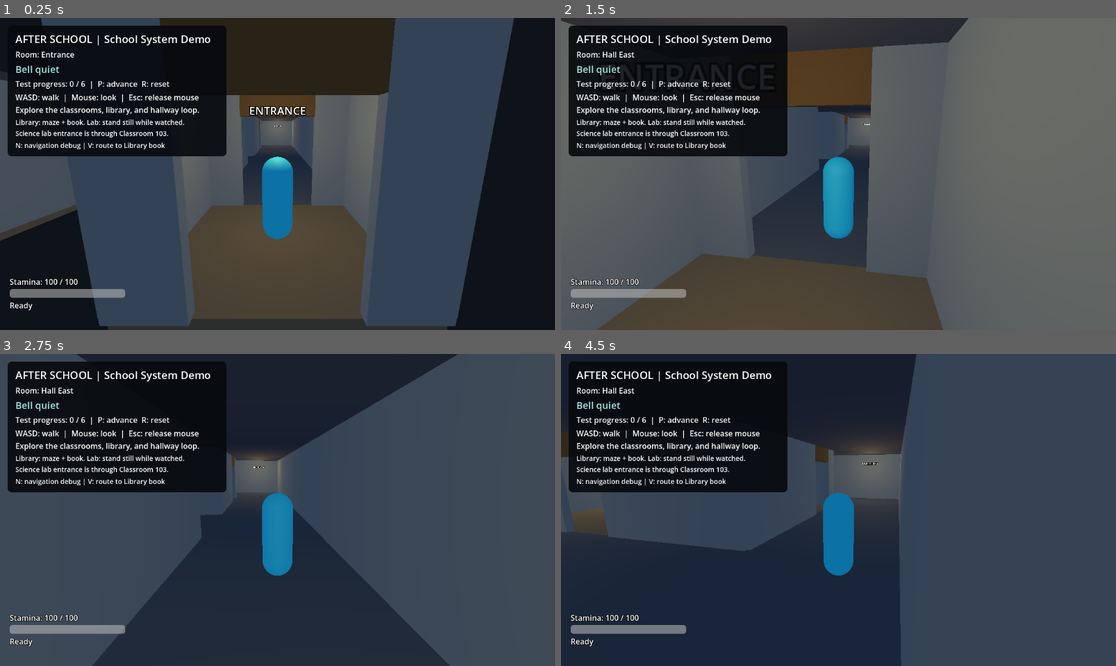
Above: before the commit, frames 1-4 (two rows, left to right).
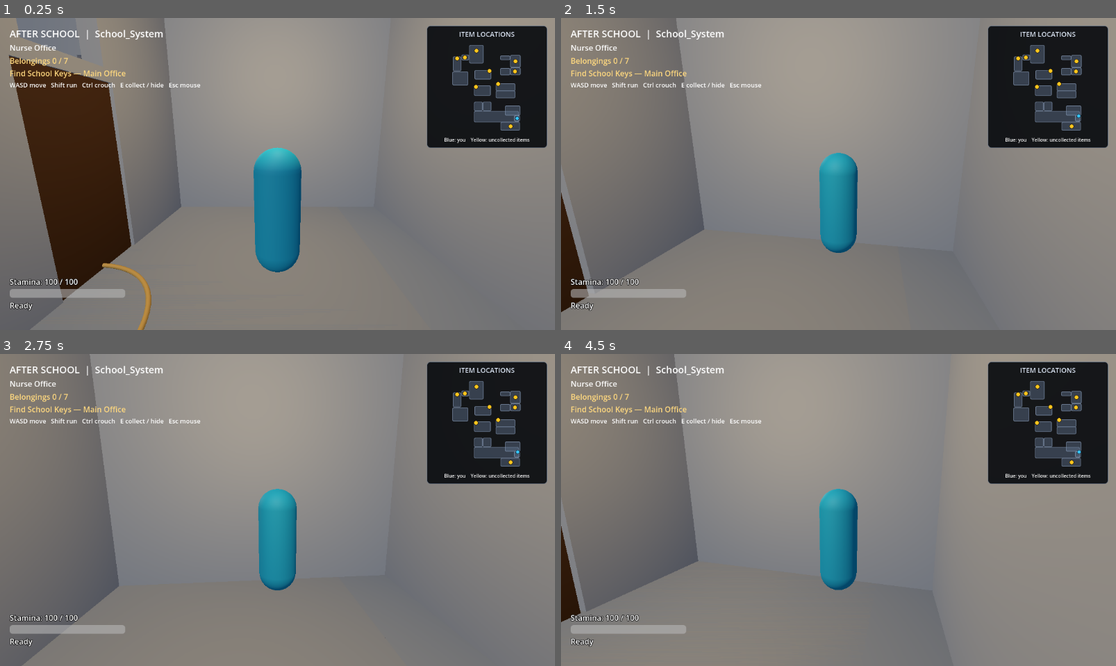
Above: after the commit, the same moments.

Repository: evanqjones/Comp440Project3
Game: Godot game, scene res://scenes/after_school.tscn
Two runs of this game, one before a commit and one after it. Both use one fixed random seed, a clock stepped at 60 frames per second and the inputs below. Before the commit the project starts from res://scenes/school_system_demo.tscn.
Inputs (mouse positions are in pixels of both pictures, inside the frame that each line leads up to):
- Up to frame 1 (0.25 s): no input
- Up to frame 2 (1.5 s): tap Enter at 0.5 s; move the mouse to (866, 174) at 0.52 s; hold W from 0.53 s (still down); tap R at 0.6 s; tap Z at 0.8, 1.35 s; move the mouse to (810, 174) at 1.27 s
- Up to frame 3 (2.75 s): keep holding W; tap X at 1.55, 2.1 s; move the mouse to (288, 503) at 2.02 s; tap M at 2.3 s
- Up to frame 4 (4.5 s): keep holding W; move the mouse to (832, 516) at 2.77 s; tap M at 2.85 s; tap C at 3.05, 3.6 s; move the mouse to (877, 513) at 3.52 s; tap R at 3.8, 4.35 s; move the mouse to (794, 506) at 4.27 s

The runs differ from the first frame. In frame 1, 95% of the frame differs, in the area x 0-100%, y 0-100%; in frame 2, 89%; in frame 3, 97%; in frame 4, 98%.

Commit message:
Integrate School bells, progression, lighting and exit into team game

Diff:
--- a/project.godot
+++ b/project.godot
@@ -8,15 +8,18 @@
 
 config_version=5
 
-"ï»¿config_version"=5
 
 [application]
 
 config/name="Comp440Project3"
 config/features=PackedStringArray("4.7")
-run/main_scene="res://scenes/school_system_demo.tscn"
+run/main_scene="res://scenes/after_school.tscn"
 
 [rendering]
 
 renderer/rendering_method="gl_compatibility"
 renderer/rendering_method.mobile="gl_compatibility"
+
+[filesystem]
+
+import/blender/enabled=false
--- /dev/null
+++ b/scenes/after_school.tscn
@@ -0,0 +1,56 @@
+[gd_scene load_steps=5 format=3]
+
+[ext_resource type="Script" path="res://scripts/school/school_game.gd" id="1_script"]
+[ext_resource type="PackedScene" path="res://scenes/player_placeholder.tscn" id="2_player"]
+[ext_resource type="PackedScene" path="res://scenes/monster_placeholder.tscn" id="3_monster"]
+
+[sub_resource type="Environment" id="Environment_preview"]
+background_mode = 1
+background_color = Color(0.055, 0.07, 0.1, 1)
+ambient_light_source = 3
+ambient_light_color = Color(0.55, 0.62, 0.75, 1)
+ambient_light_energy = 0.8
+
+[node name="AfterSchool" type="Node3D"]
+script = ExtResource("1_script")
+
+[node name="School" type="Node3D" parent="."]
+
+[node name="PlayerPlaceholder" parent="." instance=ExtResource("2_player")]
+scale = Vector3(0.8, 0.8, 0.8)
+camera_distance = 3.5
+
+[node name="MonsterPlaceholder" parent="." instance=ExtResource("3_monster")]
+
+[node name="WorldEnvironment" type="WorldEnvironment" parent="."]
+environment = SubResource("Environment_preview")
+
+[node name="PreviewLight" type="DirectionalLight3D" parent="."]
+rotation_degrees = Vector3(-48, -25, 0)
+light_energy = 1.2
+
+[node name="DebugOverlay" type="CanvasLayer" parent="."]
+
+[node name="BellStatus" type="Label" parent="DebugOverlay"]
+offset_left = 20.0
+offset_top = 20.0
+offset_right = 240.0
+offset_bottom = 48.0
+text = "BELL DEBUG: OFF (Z)"
+theme_override_colors/font_color = Color(1, 1, 1, 1)
+
+[node name="SpawnHelp" type="Label" parent="DebugOverlay"]
+offset_left = 20.0
+offset_top = 52.0
+offset_right = 700.0
+offset_bottom = 80.0
+text = "M: toggle green spawn panels   X: offscreen relocation (Bell blocks it)"
+theme_override_colors/font_color = Color(0.45, 1, 0.45, 1)
+
+[node name="ItemHelp" type="Label" parent="DebugOverlay"]
+offset_left = 20.0
+offset_top = 82.0
+offset_right = 1100.0
+offset_bottom = 112.0
+text = "Item circles: E to collect when close"
+theme_override_colors/font_color = Color(1, 0.85, 0.35, 1)
--- a/scripts/school/school_bell.gd
+++ b/scripts/school/school_bell.gd
@@ -30,6 +30,7 @@
 var _running: bool = false
 var _remaining: float = 0.0
 var _progress: int = 0
+var _final_escape: bool = false
 var _random := RandomNumberGenerator.new()
 
 
@@ -40,7 +41,7 @@
 
 
 func _process(delta: float) -> void:
-	if not _running:
+	if not _running or _final_escape:
 		return
 	_remaining = maxf(0.0, _remaining - delta)
 	if _remaining > 0.0:
@@ -64,8 +65,21 @@
 
 func stop_scheduling() -> void:
 	_running = false
+	_final_escape = false
 	_remaining = 0.0
 	_publish(false)
+
+
+func start_final_escape() -> void:
+	if _final_escape:
+		return
+	_final_escape = true
+	_running = true
+	_remaining = 0.0
+	if _active:
+		bell_state_changed.emit(get_bell_snapshot())
+	else:
+		_publish(true)
 
 
 func set_objective_progress(completed_objectives: int) -> void:
@@ -76,6 +90,7 @@
 func get_bell_snapshot() -> BellSnapshot:
 	var snapshot := BellSnapshot.new()
 	snapshot.active = _active
+	snapshot.final_escape = _final_escape
 	snapshot.remaining_seconds = _remaining if _active else 0.0
 	snapshot.progression_index = _progress
 	return snapshot
--- /dev/null
+++ b/scripts/school/school_bell_audio.gd
@@ -0,0 +1,22 @@
+extends RefCounted
+## Procedural placeholder bell; no external audio download or import required.
+static func create_stream() -> AudioStreamWAV:
+	const RATE := 22050
+	const SECONDS := 1.6
+	var samples := int(RATE * SECONDS)
+	var data := PackedByteArray()
+	data.resize(samples * 2)
+	for index in samples:
+		var t := float(index) / RATE
+		var strike := fmod(t, 0.4)
+		var envelope := minf(strike / 0.004, 1.0) * exp(-strike * 12.0)
+		var sample := (sin(TAU * 860.0 * t) + 0.45 * sin(TAU * 1376.0 * t) + 0.2 * sin(TAU * 2193.0 * t)) * envelope * 0.45
+		data.encode_s16(index * 2, int(clampf(sample, -1.0, 1.0) * 32767.0))
+	var stream := AudioStreamWAV.new()
+	stream.format = AudioStreamWAV.FORMAT_16_BITS
+	stream.mix_rate = RATE
+	stream.data = data
+	stream.loop_mode = AudioStreamWAV.LOOP_FORWARD
+	stream.loop_begin = 0
+	stream.loop_end = samples
+	return stream
--- /dev/null
+++ b/scripts/school/school_game.gd
@@ -0,0 +1,311 @@
+extends "res://scenes/school_blockout_preview.gd"
+## School_System integration of the team's full building and authored encounters.
+## Actor scripts remain owned by Player/Monster; this scene wires their public APIs.
+
+signal bell_state_changed(snapshot: SchoolBell.BellSnapshot)
+signal player_room_changed(previous_room: StringName, current_room: StringName)
+signal exit_reached()
+
+@export_group("Provisional School timing")
+@export var bell_interval_min: float = 30.0
+@export var bell_interval_max: float = 60.0
+@export var bell_seconds: float = 10.0
+@export var completed_bell_interval_multiplier: float = 0.5
+@export_group("Provisional School lighting")
+@export_range(0.0, 1.0) var ambient_energy: float = 0.3
+@export_range(0.0, 2.0) var room_light_energy: float = 0.85
+
+const BellAudio = preload("res://scripts/school/school_bell_audio.gd")
+var bell: SchoolBell
+var school_ready := false
+var escaped := false
+var _room_id: StringName = &""
+var _bell_audio: AudioStreamPlayer
+var _objective_label: Label
+var _room_label: Label
+var _room_lights: Array[OmniLight3D] = []
+var _door_open_states: Dictionary = {}
+
+func _ready() -> void:
+	set_process(false)
+	await super._ready()
+	_spawn_marker_nodes_visible = false
+	for marker in _spawn_markers:
+		marker.hide()
+	_camera_hallway_spawn.hide()
+	bell_status.hide()
+	spawn_help.hide()
+	item_help.hide()
+	bell = SchoolBell.new()
+	bell.name = "SchoolBell"
+	bell.auto_start = false
+	bell.minimum_interval = bell_interval_min
+	bell.maximum_interval = bell_interval_max
+	bell.bell_duration = bell_seconds
+	bell.completed_interval_multiplier = completed_bell_interval_multiplier
+	bell.objectives_for_maximum_pressure = PREVIEW_ITEMS.size() - 2
+	add_child(bell)
+	bell.bell_state_changed.connect(_on_school_bell_changed)
+	_bell_audio = AudioStreamPlayer.new()
+	_bell_audio.name = "SchoolBellAudio"
+	_bell_audio.stream = BellAudio.create_stream()
+	_bell_audio.volume_db = -12.0
+	add_child(_bell_audio)
+	_create_school_status()
+	_create_school_lighting()
+	_final_exit_door = _find_school_entrance_door()
+	if is_instance_valid(_final_exit_door):
+		_final_exit_door.set_interaction_locked(true)
+	school_ready = true
+	bell.start_scheduling()
+	set_process(true)
+	_update_school_status()
+
+func _process(delta: float) -> void:
+	if not school_ready or escaped:
+		return
+	super._process(delta)
+	# Let the existing set pieces finish; never consume a Bell silently inside one.
+	bell.set_process(_bell_debug_active or not _encounter_busy())
+	_update_school_status()
+	if _final_bell_started and _final_exit_door_slammed:
+		_finish_escape()
+
+func _encounter_busy() -> bool:
+	return (_active_preview_encounter != &"" or _brush_escape_active
+		or _microphone_escape_active or _ruler_hall_event_active
+		or _science_spawn_pending or _science_window_spawn_pending
+		or monster.is_preview_weight_escape_active()
+		or monster.is_preview_window_stalking() or monster.is_preview_window_sliding()
+		or monster.is_preview_book_sinking())
+
+func _unhandled_input(event: InputEvent) -> void:
+	if not school_ready:
+		return
+	if escaped:
+		if event is InputEventKey and event.pressed and event.keycode == KEY_R:
+			get_tree().reload_current_scene()
+		return
+	# The playable version has no manual Bell, relocation, or spawn-panel cheats.
+	if event is InputEventKey and event.keycode in [KEY_Z, KEY_X, KEY_M]:
+		return
+	super._unhandled_input(event)
+
+func _update_preview_item_encounter() -> void:
+	# Room entry must not teleport or switch the entity during an automatic chase.
+	if _bell_debug_active and not _final_bell_started:
+		return
+	super._update_preview_item_encounter()
+
+func _try_collect_preview_item() -> bool:
+	if _bell_debug_active or escaped:
+		return false
+	var item := _nearest_collectible_preview_item()
+	if item.is_empty():
+		return false
+	if item["id"] == &"front_door_key" and not _all_belongings_collected():
+		return false
+	var success := super._try_collect_preview_item()
+	if success:
+		bell.set_objective_progress(_belongings_count())
+		_update_school_status()
+	return success
+
+func _nearest_collectible_preview_item() -> Dictionary:
+	if _bell_debug_active or escaped:
+		return {}
+	var item := super._nearest_collectible_preview_item()
+	if not item.is_empty() and item["id"] == &"front_door_key" and not _all_belongings_collected():
+		return {}
+	return item
+
+func _start_final_key_bell() -> void:
+	# Keep the team's storage-closet setup, entrance opening, and trailing chase.
+	super._start_final_key_bell()
+	bell.start_final_escape()
+
+func _apply_bell_debug_state() -> void:
+	# Invoked by the base scene during setup. No debug-controlled state authority.
+	if not school_ready:
+		monster.set_preview_bell_active(false)
+
+func _on_school_bell_changed(snapshot: SchoolBell.BellSnapshot) -> void:
+	_bell_debug_active = snapshot.active
+	_bell_hall_spawn_pending = false
+	preview_environment.environment.background_color = BELL_BACKGROUND if snapshot.active else NORMAL_BACKGROUND
+	preview_environment.environment.ambient_light_color = BELL_AMBIENT if snapshot.active else NORMAL_AMBIENT
+	preview_light.light_color = Color(1.0, 0.12, 0.16) if snapshot.active else Color.WHITE
+	for light in _room_lights:
+		light.light_color = Color(0.9, 0.14, 0.1) if snapshot.active else Color(1.0, 0.86, 0.62)
+	if snapshot.active and not snapshot.final_escape:
+		_choose_preview_safe_rooms()
+	else:
+		_active_safe_room_ids.clear()
+		for light in _safe_room_lights.values():
+			light.queue_free()
+		_safe_room_lights.clear()
+	_sync_safe_room_door_links()
+	monster.set_safe_rooms(_active_safe_room_ids)
+	if not snapshot.final_escape:
+		# Start where the entity actually is. Never use the preview hallway teleport.
+		monster.set_preview_bell_active(snapshot.active)
+	if snapshot.active:
+		_bell_audio.play()
+	else:
+		_bell_audio.stop()
+	snapshot.active_safe_room_ids = _active_safe_room_ids.duplicate()
+	bell_state_changed.emit(snapshot)
+
+func get_bell_snapshot() -> SchoolBell.BellSnapshot:
+	var snapshot := bell.get_bell_snapshot()
+	snapshot.active_safe_room_ids = _active_safe_room_ids.duplicate()
+	return snapshot
+
+func _belongings_count() -> int:
+	var count := 0
+	for item in PREVIEW_ITEMS:
+		if item["id"] not in [&"school_keys", &"front_door_key"] and _collected_preview_items.has(item["id"]):
+			count += 1
+	return count
+
+func _all_belongings_collected() -> bool:
+	return _belongings_count() == PREVIEW_ITEMS.size() - 2 and _collected_preview_items.has(&"school_keys")
+
+func _finish_escape() -> void:
+	if escaped or not _all_belongings_collected() or not _collected_preview_items.has(&"front_door_key"):
+		return
+	if not _player_has_cleared_school_entrance():
+		return
+	escaped = true
+	bell.stop_scheduling()
+	monster.set_physics_process(false)
+	player.set_input_enabled(false)
+	Input.mouse_mode = Input.MOUSE_MODE_VISIBLE
+	_objective_label.text = "YOU MADE IT HOME\nAll belongings recovered. Press R to play again."
+	exit_reached.emit()
+
+func get_room_id_at(world_position: Vector3) -> StringName:
+	# Imported circulation/lobby slabs extend under small office floors.
+	# Prefer the most specific containing room rather than dictionary order.
+	var closest_room: StringName = &""
+	var smallest_area := INF
+	for room_id in _item_room_bounds:
+		var bounds: AABB = _item_room_bounds[room_id]
+		if absf(world_position.y - bounds.end.y) < 4.0 and _point_inside_room(world_position, bounds):
+			var area := bounds.size.x * bounds.size.z
+			if area < smallest_area:
+				smallest_area = area
+				closest_room = room_id
+	if closest_room != &"":
+		return closest_room
+	var circulation := _find_room_floor(school, "school site floor - circulation")
+	if circulation != null:
+		var bounds: AABB = circulation.global_transform * circulation.mesh.get_aabb()
+		if _point_inside_room(world_position, bounds):
+			return &"hallway"
+	return &"outside"
+
+func get_current_room_id() -> StringName:
+	return get_room_id_at(player.get_world_position())
+
+func get_room_ids() -> Array[StringName]:
+	var ids: Array[StringName] = []
+	for room_id in _item_room_bounds:
+		ids.append(room_id)
+	ids.append(&"hallway")
+	return ids
+
+func get_door_state(door_id: StringName) -> int:
+	# -1 unknown, 0 closed, 1 open, 2 interaction-locked.
+	for door in get_tree().get_nodes_in_group("preview_school_doors"):
+		if door.door_id == door_id:
+			if door.interaction_locked:
+				return 2
+			return 1 if _door_open_states.get(door_id, false) else 0
+	return -1
+
+func _on_preview_door_state_changed(door_id: StringName, is_open: bool) -> void:
+	_door_open_states[door_id] = is_open
+	super._on_preview_door_state_changed(door_id, is_open)
+
+func get_objective_snapshot() -> Dictionary:
+	return {"collected": _collected_preview_items.duplicate(),
+		"completed_belongings": _belongings_count(), "total_belongings": PREVIEW_ITEMS.size() - 2,
+		"exit_available": _all_belongings_collected() and _collected_preview_items.has(&"front_door_key"),
+		"escaped": escaped}
+
+func is_room_active_safe(room_id: StringName) -> bool:
+	return _bell_debug_active and _active_safe_room_ids.has(room_id)
+
+func get_stalking_locations(room_filter: StringName = &"") -> Array[Dictionary]:
+	var locations: Array[Dictionary] = []
+	for marker in _spawn_markers:
+		var room := get_room_id_at(marker.global_position)
+		if room_filter == &"" or room_filter == room:
+			locations.append({"id": marker.get_meta("spawn_id"), "room_id": room,
+				"position": marker.global_position, "kind": marker.get_meta("spawn_kind")})
+	return locations
+
+func get_traversable_path(from: Vector3, to: Vector3) -> PackedVector3Array:
+	var navigation_map: RID = monster.get_node("NavigationAgent3D").get_navigation_map()
+	if NavigationServer3D.map_get_closest_point(navigation_map, from).distance_to(from) > 1.35:
+		return PackedVector3Array()
+	if NavigationServer3D.map_get_closest_point(navigation_map, to).distance_to(to) > 1.35:
+		return PackedVector3Array()
+	var path := NavigationServer3D.map_get_path(navigation_map, from, to, true)
+	# Godot may return a partial path when a closed door disconnects regions.
+	if path.is_empty() or path[path.size() - 1].distance_to(to) > 1.35:
+		return PackedVector3Array()
+	return path
+
+func _create_school_status() -> void:
+	var margin := MarginContainer.new()
+	margin.position = Vector2(20, 18)
+	margin.mouse_filter = Control.MOUSE_FILTER_IGNORE
+	$DebugOverlay.add_child(margin)
+	var layout := VBoxContainer.new()
+	margin.add_child(layout)
+	var title := Label.new()
+	title.text = "AFTER SCHOOL  |  School_System"
+	title.add_theme_font_size_override("font_size", 20)
+	layout.add_child(title)
+	_room_label = Label.new()
+	layout.add_child(_room_label)
+	_objective_label = Label.new()
+	_objective_label.add_theme_color_override("font_color", Color(1, 0.85, 0.5))
+	layout.add_child(_objective_label)
+	var controls := Label.new()
+	controls.text = "WASD move   Shift run   Ctrl crouch   E collect / hide   Esc mouse"
+	controls.add_theme_font_size_override("font_size", 13)
+	layout.add_child(controls)
+
+func _create_school_lighting() -> void:
+	preview_environment.environment.ambient_light_energy = ambient_energy
+	preview_light.light_energy = 0.25
+	for room_id in _item_room_bounds:
+		var bounds: AABB = _item_room_bounds[room_id]
+		var light := OmniLight3D.new()
+		light.name = "SchoolLight_" + String(room_id)
+		light.position = Vector3(bounds.get_center().x, bounds.end.y + 2.4, bounds.get_center().z)
+		light.omni_range = clampf(maxf(bounds.size.x, bounds.size.z) * 0.7, 5.0, 12.0)
+		light.light_energy = room_light_energy
+		light.light_color = Color(1.0, 0.86, 0.62)
+		add_child(light)
+		_room_lights.append(light)
+
+func _update_school_status() -> void:
+	var room := get_current_room_id()
+	if room != _room_id:
+		var previous := _room_id
+		_room_id = room
+		player_room_changed.emit(previous, room)
+	_room_label.text = String(room).replace("_", " ").capitalize()
+	var objective := ""
+	if _final_bell_started:
+		objective = "Reach the front entrance."
+	else:
+		for item in PREVIEW_ITEMS:
+			if not _collected_preview_items.has(item["id"]):
+				objective = "Find %s — %s" % [item["name"], String(item["room"]).replace("_", " ").capitalize()]
+				break
+	_objective_label.text = "Belongings %d / %d\n%s" % [_belongings_count(), PREVIEW_ITEMS.size() - 2, objective]
--- a/tests/school_demo_test.gd
+++ b/tests/school_demo_test.gd
@@ -15,8 +15,9 @@
 
 func _run() -> void:
 	var main_path: String = ProjectSettings.get_setting("application/run/main_scene")
-	_check(main_path == "res://scenes/school_system_demo.tscn", "F5 must launch the School demo")
-	var demo = load(main_path).instantiate()
+	_check(main_path == "res://scenes/after_school.tscn", "F5 must launch the integrated team game")
+	await _check_full_game(main_path)
+	var demo = load("res://scenes/school_system_demo.tscn").instantiate()
 	root.add_child(demo)
 	await physics_frame
 	await physics_frame
@@ -46,3 +47,76 @@
 	_check(bell.get_bell_snapshot().progression_index == 0, "Demo reset must clear test progress")
 	print("School demo integration: %d failures" % failures)
 	quit(1 if failures else 0)
+
+
+func _check_full_game(path: String) -> void:
+	var game = load(path).instantiate()
+	root.add_child(game)
+	for frame in 900:
+		await physics_frame
+		if game.school_ready:
+			break
+	_check(game.school_ready, "Full building must finish navigation setup")
+	if not game.school_ready:
+		game.queue_free()
+		await process_frame
+		return
+	if "--capture" in OS.get_cmdline_user_args():
+		await RenderingServer.frame_post_draw
+		root.get_texture().get_image().save_png("res://school_integrated.png")
+	game.set_process(false)
+	game.bell.set_process(false)
+	game.player.set_physics_process(false)
+	game.monster.set_physics_process(false)
+	_check(game.get_current_room_id() == &"nurse_office", "Full game begins in Nurse Office")
+	_check(game._item_markers.size() == 9, "Preserve all nine team objectives including microphone and keys")
+	_check(game.get_room_ids().size() >= 18, "Use the large school, not graybox rooms")
+	_check(not game.spawn_help.visible and not game.bell_status.visible, "Do not reveal monster debug or Bell timer")
+	_check(not game._spawn_marker_nodes_visible, "Stalking candidates are invisible in game")
+	_check(game.get_stalking_locations().size() > 0, "Full building exposes stalking candidates")
+	_check(game._final_exit_door.interaction_locked, "Exit is initially locked")
+	var monster_position: Vector3 = game.monster.global_position
+	game.bell._process(61.0)
+	_check(game.bell.bell_active and game.monster.current_state == &"BELL_CHASE", "Automatic bell starts actual Monster chase")
+	_check(game.monster.global_position.is_equal_approx(monster_position), "Bell never teleports monster")
+	_check(game._bell_audio.playing, "Active bell has audio")
+	_check(not game.get_bell_snapshot().active_safe_room_ids.is_empty(), "School snapshot publishes safe rooms")
+	game.bell._process(10.1)
+	_check(not game.bell.bell_active and game.monster.current_state == &"PATROL", "Bell returns Monster to stalking")
+	_check(not game._bell_audio.playing, "Bell audio stops with chase")
+	_check(game.get_bell_snapshot().active_safe_room_ids.is_empty(), "Quiet phase clears temporary safe rooms")
+	# Verify real pickup changes pacing; final key cannot skip belongings.
+	game.player.global_position = game._item_markers[&"front_door_key"].global_position
+	_check(not game._try_collect_preview_item(), "Cannot collect final key before all belongings")
+	game.player.global_position = game._item_markers[&"school_keys"].global_position
+	_check(game._try_collect_preview_item(), "Existing key pickup works")
+	_check(game.bell.get_bell_snapshot().progression_index == 0, "Access keys are not a belonging")
+	game.player.global_position = game._item_markers[&"weight"].global_position
+	_check(game._try_collect_preview_item(), "Existing Weight pickup works")
+	_check(game.bell.get_bell_snapshot().progression_index == 1, "Actual pickup advances Bell pressure")
+	_check(game.bell.get_interval_bounds().x < 30.0, "Collected belongings shorten random wait bounds")
+	_check(not game._try_collect_preview_item(), "Repeated pickup cannot double count")
+	# Freeze the scheduler inside authored encounters; their AI remains team-owned.
+	game._active_preview_encounter = &"book"
+	_check(game._encounter_busy(), "Authored encounter reserves its Bell-free sequence")
+	game._active_preview_encounter = &""
+	for item in game.PREVIEW_ITEMS:
+		if item["id"] != &"front_door_key":
+			game._collected_preview_items[item["id"]] = true
+	game.player.global_position = game._item_markers[&"front_door_key"].global_position
+	_check(game._try_collect_preview_item(), "Final key becomes available after belongings")
+	_check(game.get_bell_snapshot().final_escape, "Final encounter uses School's authoritative final Bell")
+	game.bell._process(1000.0)
+	_check(game.bell.bell_active, "Final Bell persists until exit")
+	game._finish_escape()
+	_check(not game.escaped, "Cannot win while still inside the school")
+	var lobby: AABB = game._item_room_bounds[&"lobby"]
+	var outward: Vector3 = game._final_exit_door.global_position - lobby.get_center()
+	outward.y = 0.0
+	game.player.global_position = game._final_exit_door.global_position + outward.normalized() * 2.0
+	game._finish_escape()
+	_check(game.escaped and not game.bell.bell_active, "Completed escape stops School Bell")
+	_check(not game._bell_audio.playing, "Victory stops bell audio")
+	game.queue_free()
+	await process_frame
+	await physics_frame
Not shown, added: After-School-AI-GDD/docs/.gdignore
Binary file added: school_integrated.png
Not shown, added: scripts/school/school_bell_audio.gd.uid
Not shown, added: scripts/school/school_game.gd.uid
Not shown, changed: After-School-AI-GDD/docs/PROGRESS.md
Not shown, changed: After-School-AI-GDD/docs/TODO.md
